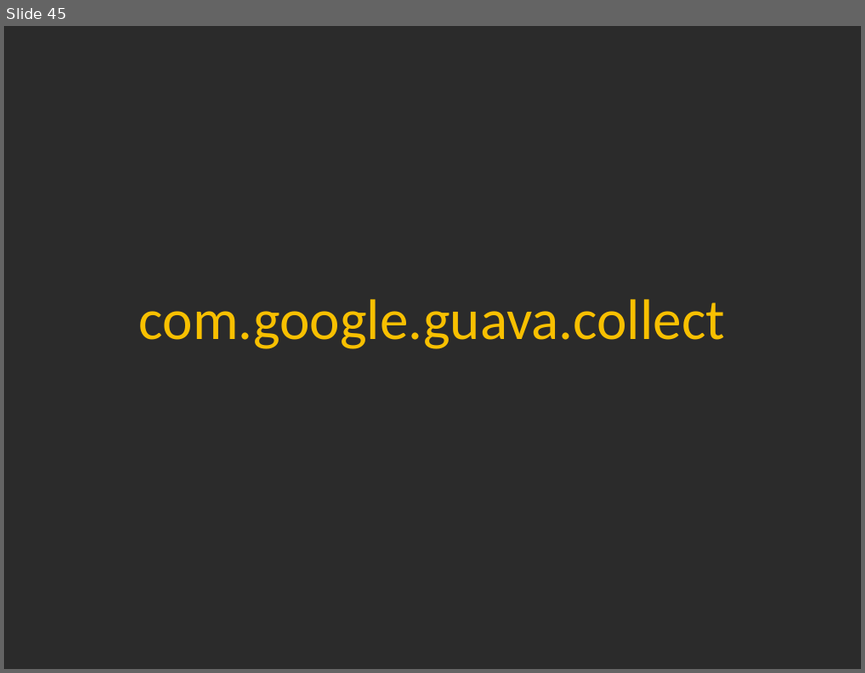
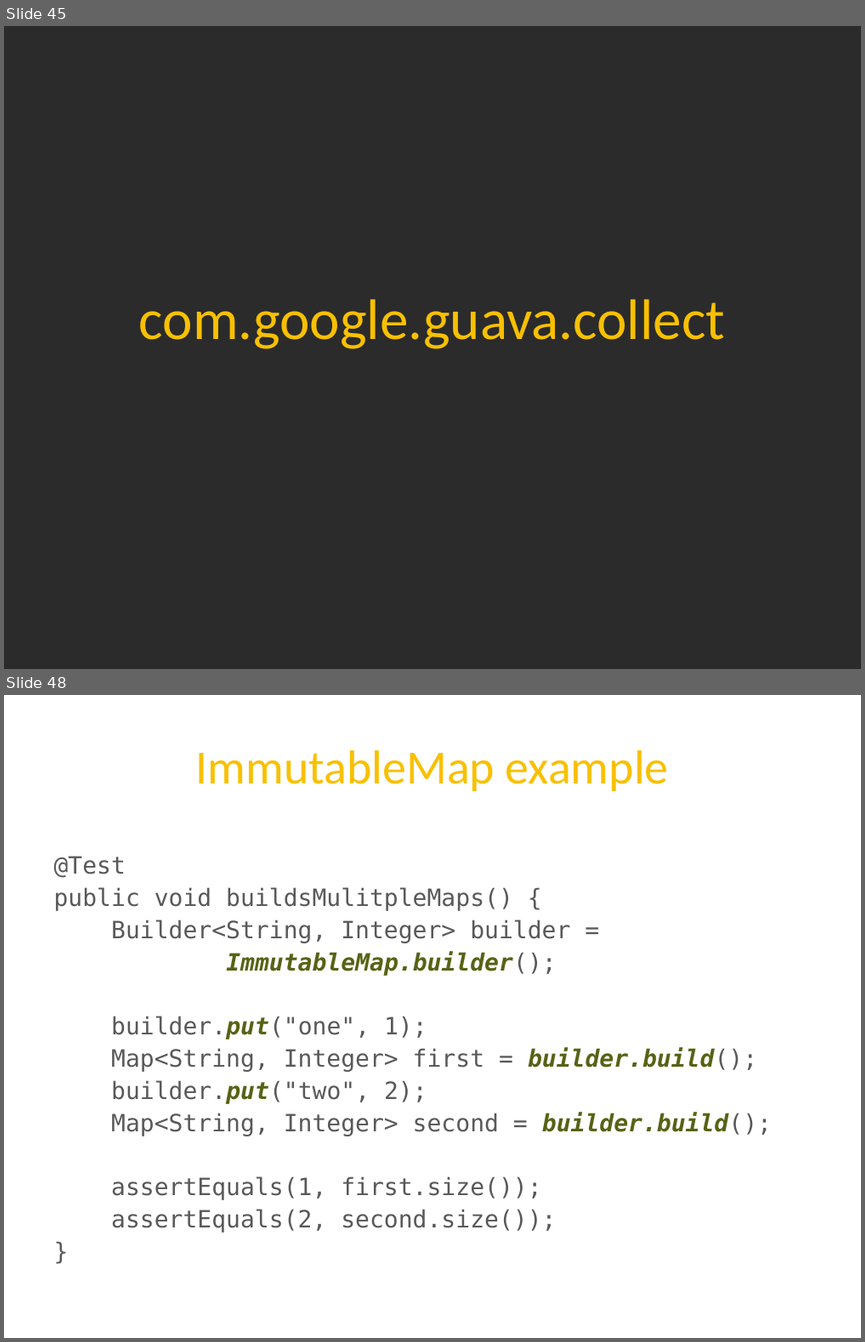
Before and after one commit to twoqubed/JavaMUG-Guava, a slide deck: JavaMUG - Guava.pptx. Shown one above the other, each under a label of ours: slide 45 before the commit, slides 45 and 48 after it; the slides between them are not shown. The pictures are 865x673 and 865x1342 pixels, drawn with LibreOffice and Linux fonts; fonts in the diff are those of the drawing; background and template pictures are left out; a plain dark background stands for a picture behind light text. Boxes give left, top, right and bottom in pixels: in the first picture for what was removed or moved away, otherwise in the second. Text is boxed around its words. In the diff, an @@ line names an element or a change of style, - is before the commit and + after.

```diff
--- a/JavaMUG - Guava.pptx
+++ b/JavaMUG - Guava.pptx
@@ slide 48 added at bbox=[4, 695, 861, 1338], background picture (left out) @@
@@ title added at bbox=[196, 750, 669, 791], 40 pt, text #F8C000 @@
+ImmutableMap example
@@ text added at bbox=[54, 856, 772, 1232], 20 pt, text #595959 @@
+@Test
+public void buildsMulitpleMaps() {
+Builder<String, Integer> builder =
+ImmutableMap.builder();
+builder.put("one", 1);
+Map<String, Integer> first = builder.build();
+builder.put("two", 2);
+Map<String, Integer> second = builder.build();
+assertEquals(1, first.size());
+assertEquals(2, second.size());
+}
```
Also in this commit, not shown: 3 other slides added, 5 other files.
